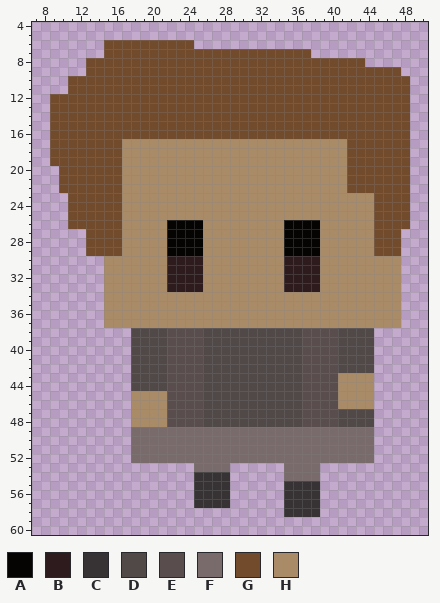
Edited in one commit: pixel-art file (Graphics/character/Bourbxn.aseprite). The picture above was drawn from the file before the commit.
64x64 pixels, 1 frame. Shown: x 7..50, y 4..60.
Palette (. is transparent): A #050403  B #2d1b1e  C #373334  D #514848  E #594d4d  F #796b6b  G #724b2c  H #aa8b68
Pixels before (only the part around the change), first column x 7:
35 ........HHHHHHHHHHHHHHHHHHHHHHHHHHHHHHHHH...
36 ........HHHHHHHHHHHHHHHHHHHHHHHHHHHHHHHHH...
37 ........HHHHHHHHHHHHHHHHHHHHHHHHHHHHHHHHH...
38 ...........DDDDEEEEDDDDDDDDDDDEEEEDDDD......
39 ...........DDDDEEEEDDDDDDDDDDDEEEEDDDD......
40 ...........DDDDEEEEDDDDDDDDDDDEEEEDDDD......
41 ...........DDDDEEEEDDDDDDDDDDDEEEEDDDD......
42 ...........DDDDEEEEDDDDDDDDDDDEEEEDDDD......
43 ...........DDDDEEEEDDDDDDDDDDDEEEEHHHH......
44 ...........DDDDEEEEDDDDDDDDDDDEEEEHHHH......
45 ...........HHHHEEEEDDDDDDDDDDDEEEEHHHH......
46 ...........HHHHEEEEDDDDDDDDDDDEEEEHHHH......
47 ...........HHHHEEEEDDDDDDDDDDDEEEEDDDD......
48 ...........HHHHEEEEDDDDDDDDDDDEEEEDDDD......
49 ...........FFFFFFFFFFFFFFFFFFFFFFFFFFF......
50 ...........FFFFFFFFFFFFFFFFFFFFFFFFFFF......
51 ...........FFFFFFFFFFFFFFFFFFFFFFFFFFF......
52 ...........FFFFFFFFFFFFFFFFFFFFFFFFFFF......
53 ..................FFFF......FFFF............
54 ..................CCCC......FFFF............
55 ..................CCCC......CCCC............
56 ..................CCCC......CCCC............
Now the later version:
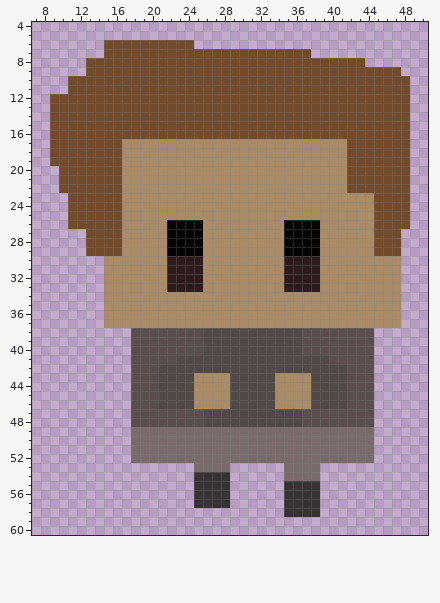
The exact change:
Layer "Down3":
Colour D replaces colour E in row 41 at x 23 to 25 and 37 to 39; in row 42 at x 22 to 25 and 37 to 40; in rows 43 to 46 at x 22 to 24 and 38 to 40.
Colour D replaces colour H in rows 43 to 44 at x 41; in rows 45 to 46 at x 21 and 41.
Colour E replaces colour D in rows 38 to 41 at x 18 to 21 and 41 to 44; in row 42 at x 18 to 20 and 42 to 44; in rows 43 to 44 at x 18 to 20; in rows 47 to 48 at x 41 to 44.
Colour E replaces colour H in rows 43 to 44 at x 42 to 44; in rows 45 to 46 at x 18 to 20 and 42 to 44; in rows 47 to 48 at x 18 to 21.
Colour H replaces colour D in rows 43 to 46 at x 26 to 28 and 34 to 36.
Colour H replaces colour E in rows 43 to 46 at x 25 and 37.
Pixel boxes of the changes (left, top, right, bottom) in both pictures:
changed: (131, 328, 230, 427)
changed: (275, 328, 374, 427)
